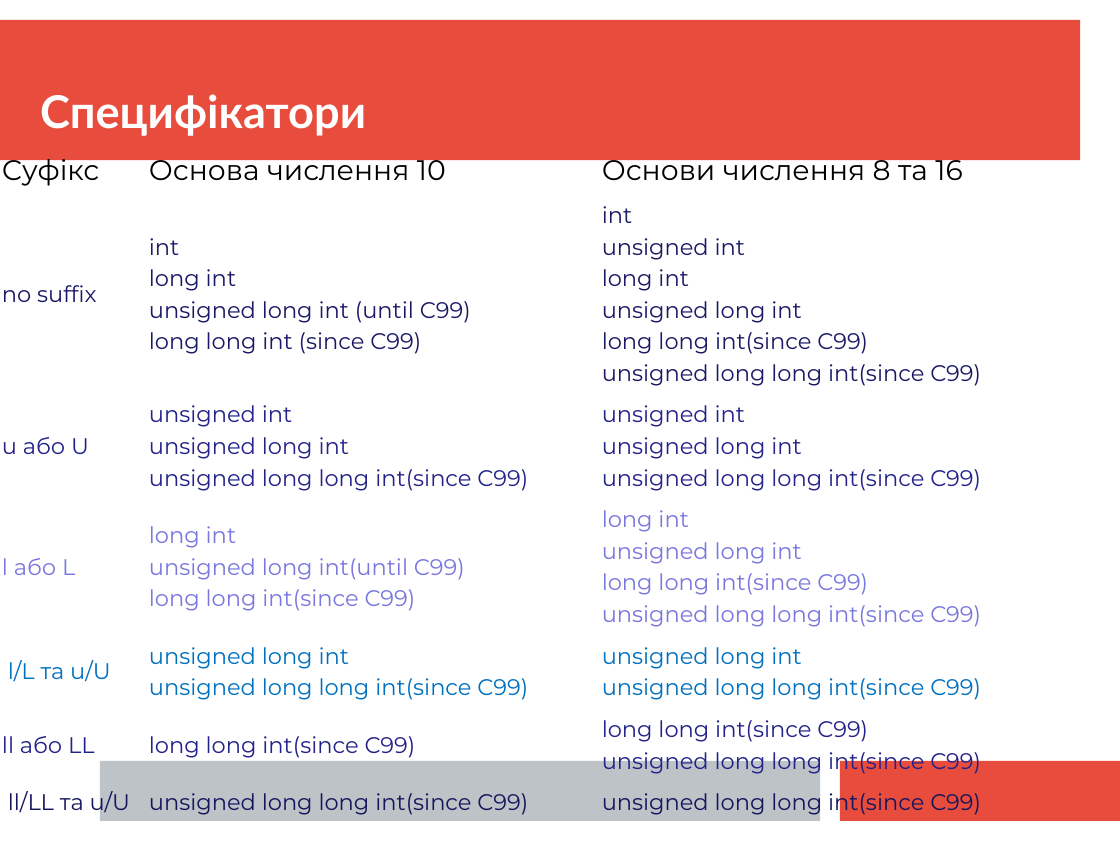
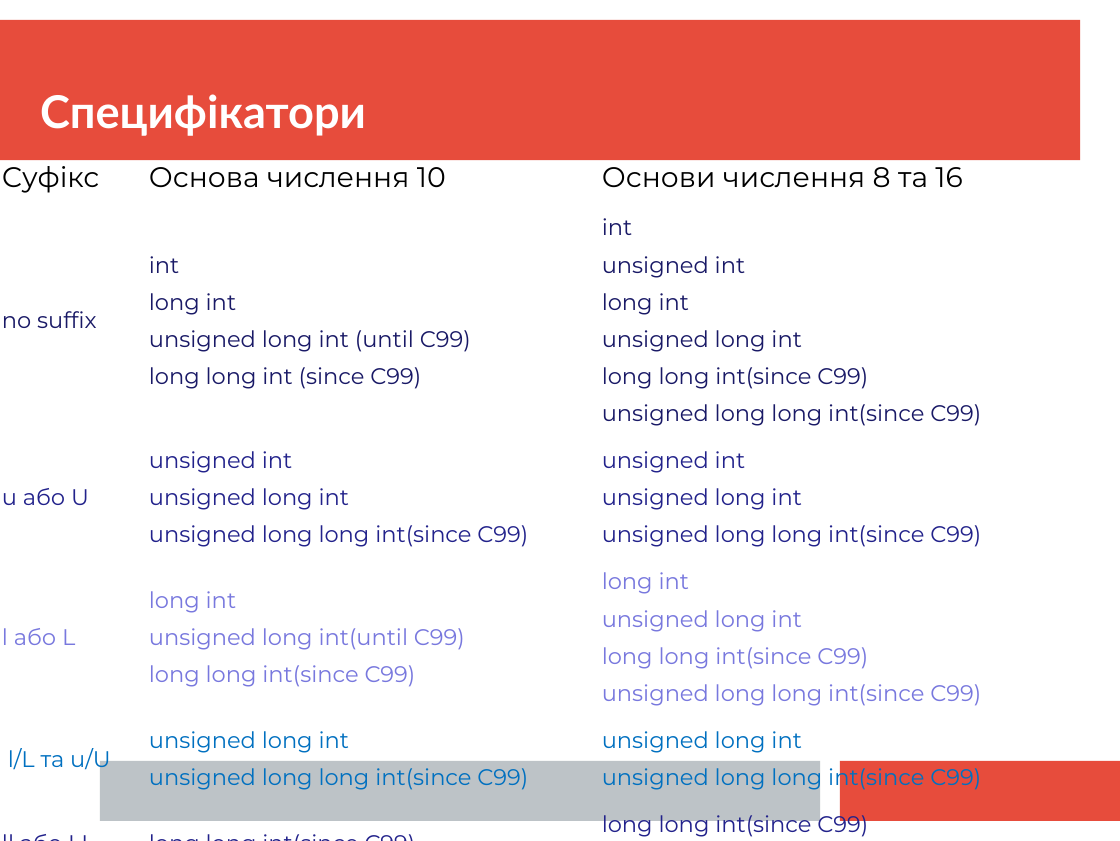
Before and after one commit to mecchmatProjects/CppCourse, a slide deck: slide 8 of Lect2/CppTutorUkr1.ppt. Drawn at 1120x841 pixels with LibreOffice and Linux fonts; fonts in the diff are those of the drawing. Boxes give left, top, right and bottom in pixels: in the first picture for what was removed or moved away, otherwise in the second. Text is boxed around its words. In the diff, an @@ line names an element or a change of style, - is before the commit and + after.

```diff
--- a/Lect2/CppTutorUkr1.ppt
+++ b/Lect2/CppTutorUkr1.ppt
@@ table at <box>0,142,1120,841</box> @@
@@ line spacing 1.15 to 1.35 @@
```
Also in this commit, not shown: 10 other slides changed, 3 other files.
